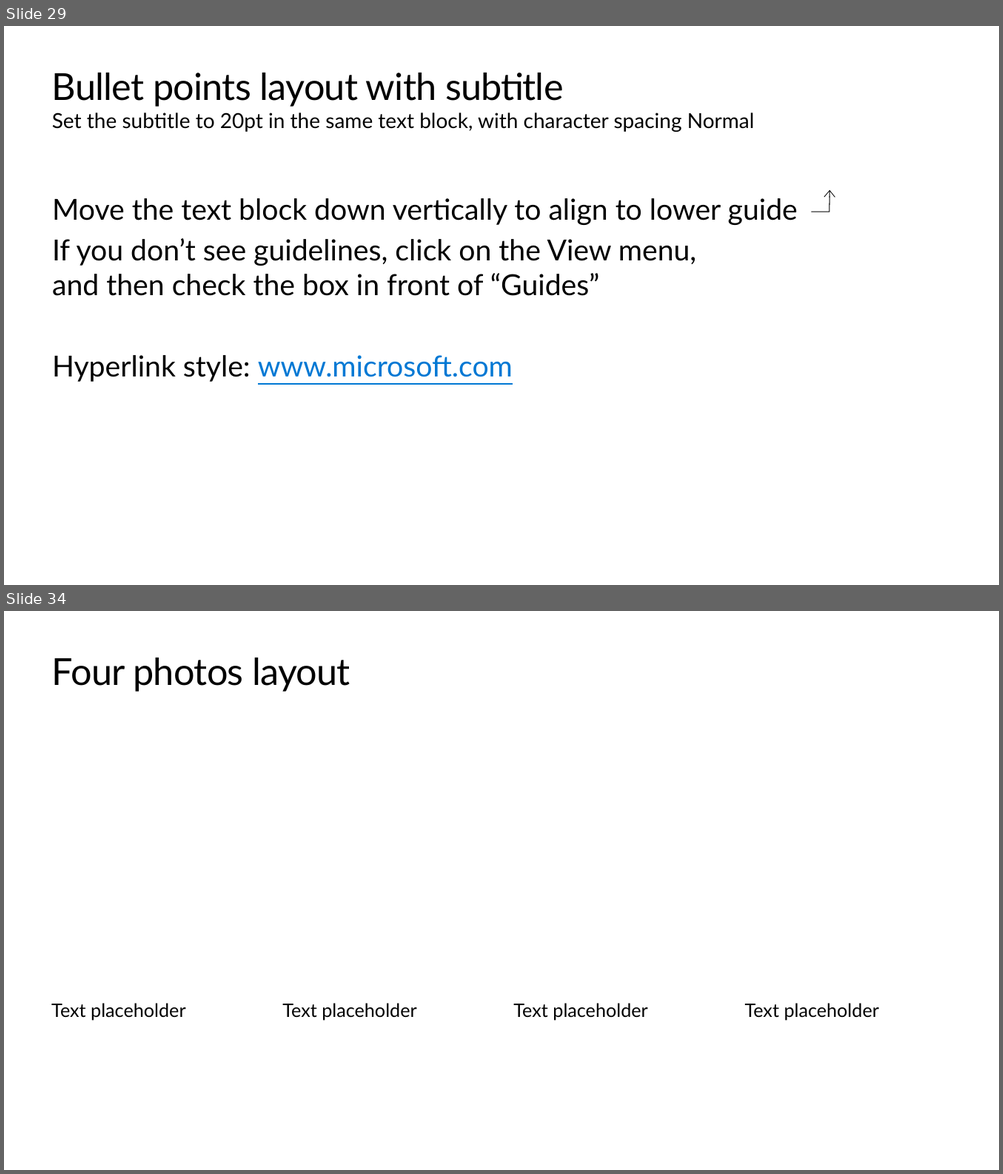
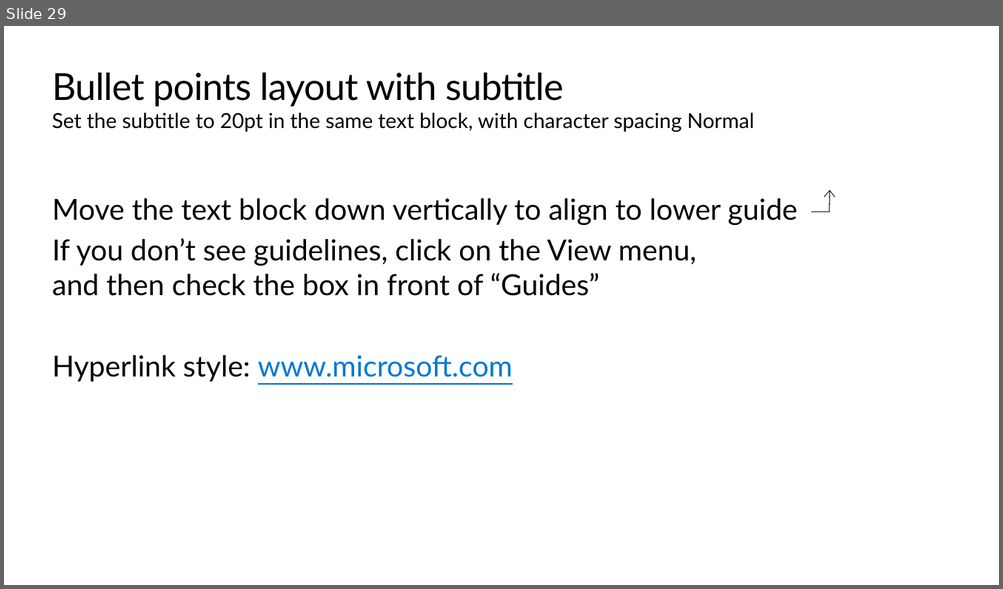
Before and after one commit to peterperov/MSFTCSA, a slide deck: 126-AzureCost/Azure Cost PBI BootCamp.pptx. Shown one above the other, each under a label of ours: slides 29 and 34 before the commit, slide 29 after it; the slides between them are not shown. The pictures are 1003x1174 and 1003x589 pixels, drawn with LibreOffice and Linux fonts; fonts in the diff are those of the drawing; background and template pictures are left out. Boxes give left, top, right and bottom in pixels: in the first picture for what was removed or moved away, otherwise in the second. Text is boxed around its words. In the diff, an @@ line names an element or a change of style, - is before the commit and + after.

```diff
--- a/126-AzureCost/Azure Cost PBI BootCamp.pptx
+++ b/126-AzureCost/Azure Cost PBI BootCamp.pptx
@@ slide 34 removed at (4, 611, 999, 1170), background #FFFFFF @@
@@ title removed at (52, 658, 350, 692) @@
-Four photos layout
@@ text removed at (51, 1003, 186, 1020) @@
-Text placeholder
@@ text removed at (282, 1003, 417, 1020) @@
-Text placeholder
@@ text removed at (513, 1003, 648, 1020) @@
-Text placeholder
@@ text removed at (745, 1003, 879, 1020) @@
-Text placeholder
```
Also in this commit, not shown: 16 other slides removed, 2 other files.
